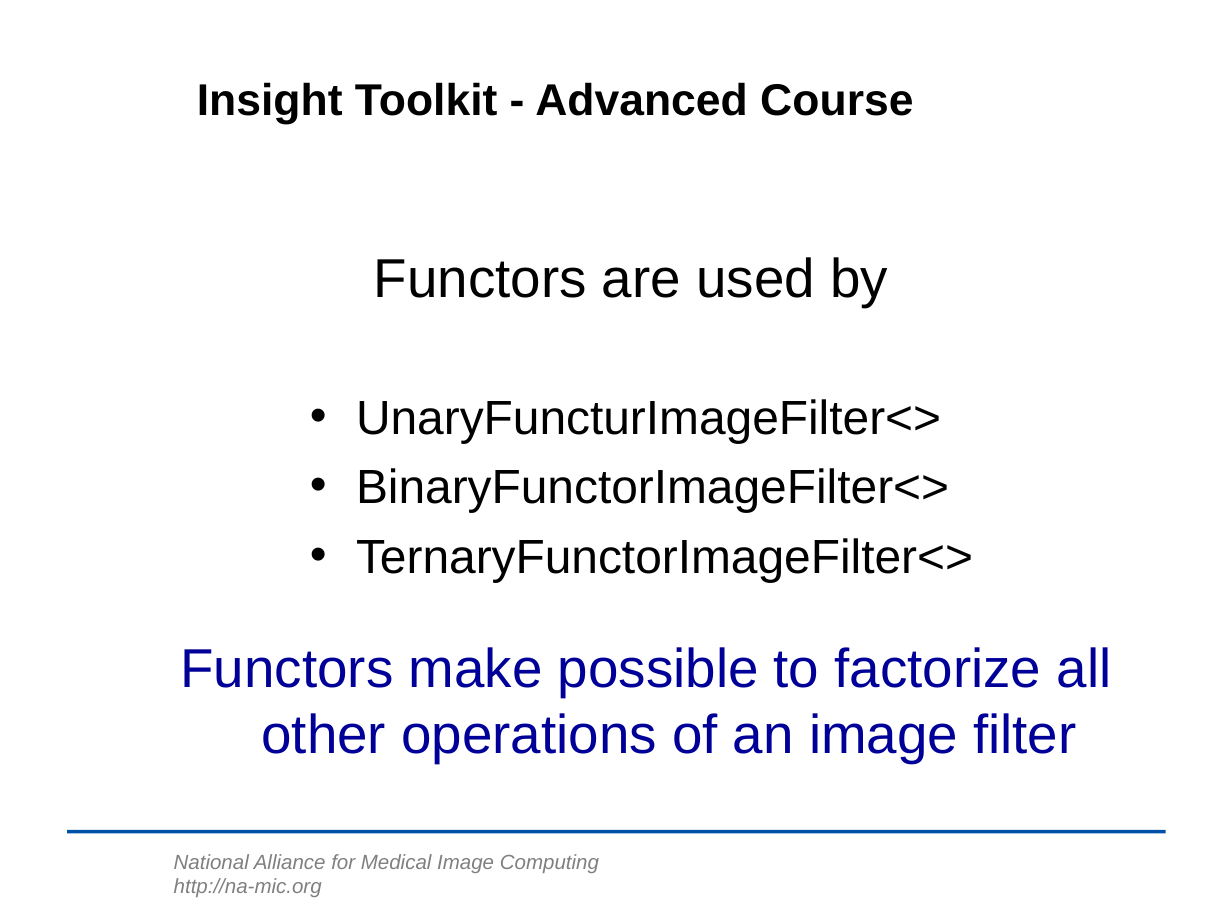
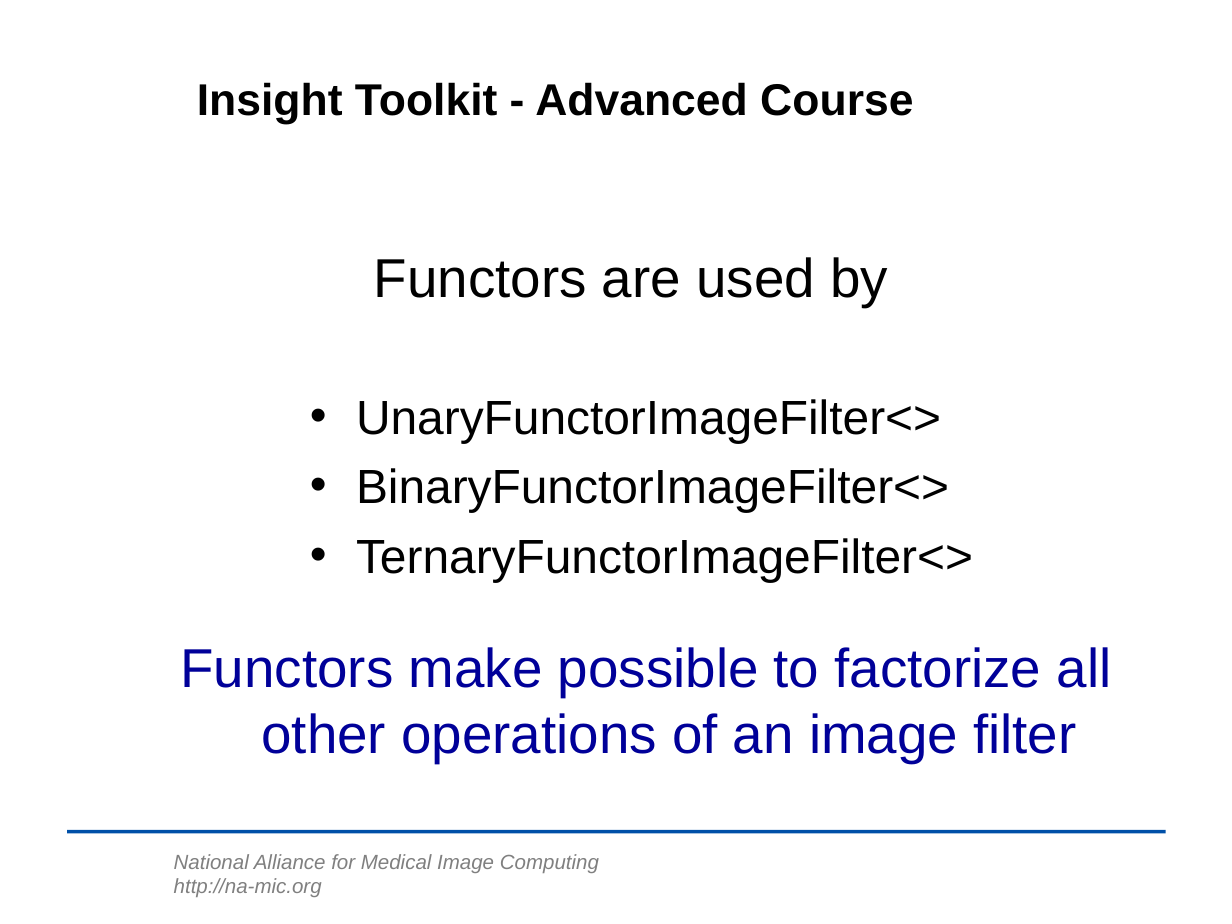
Before and after one commit to NA-MIC/NAMICSandBox, a slide deck: slide 52 of ITKAdvancedCourse/doc/presentations/Insight-DesignPatterns.ppt. Drawn at 1232x924 pixels with LibreOffice and Linux fonts; fonts in the diff are those of the drawing; background and template pictures are left out. Boxes give left, top, right and bottom in pixels: in the first picture for what was removed or moved away, otherwise in the second. Text is boxed around its words. In the diff, an @@ line names an element or a change of style, - is before the commit and + after.

Commit message:
ENH: Updated after the course.

```diff
--- a/ITKAdvancedCourse/doc/presentations/Insight-DesignPatterns.ppt
+++ b/ITKAdvancedCourse/doc/presentations/Insight-DesignPatterns.ppt
@@ text at (356,399,941,443): text changed @@
-• UnaryFuncturImageFilter<>
+• UnaryFunctorImageFilter<>
```
Also in this commit, not shown: 2 other files.
